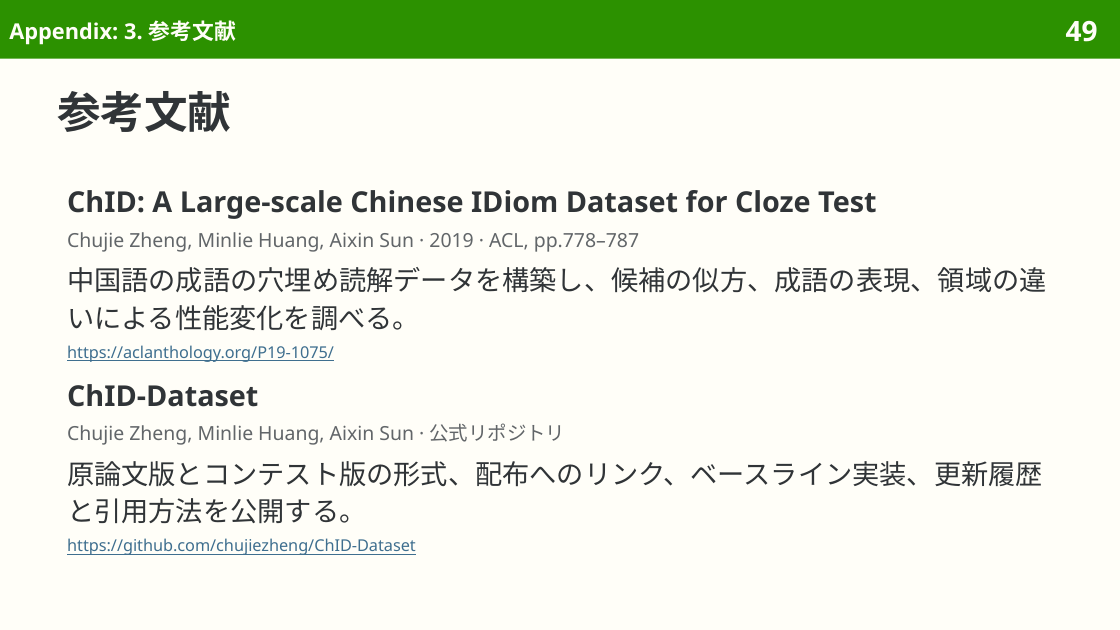
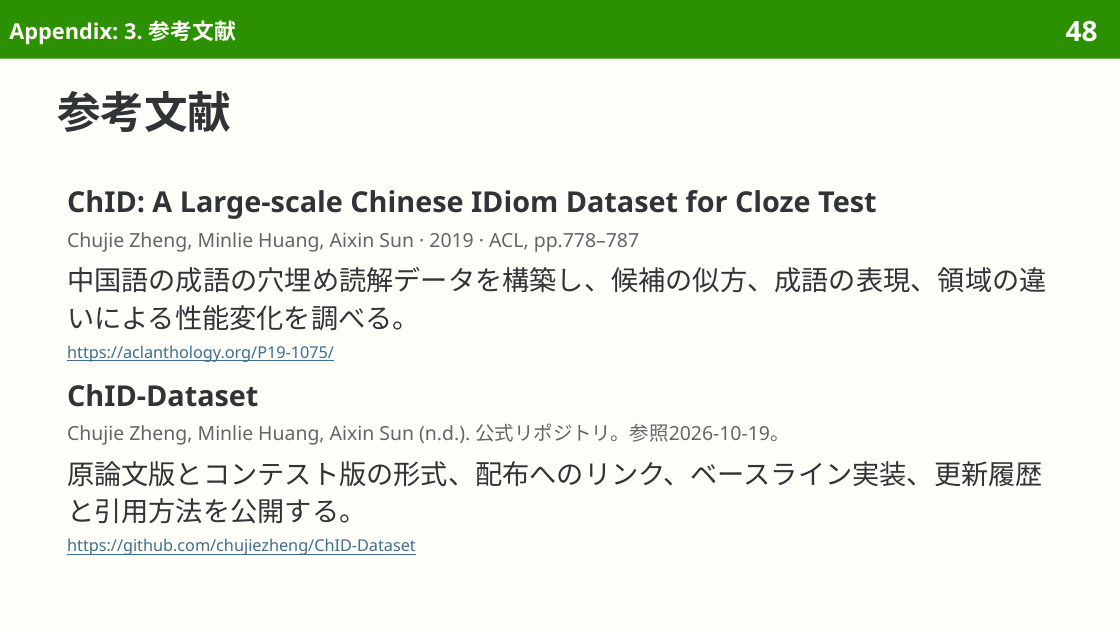
Before and after one commit to sasakiy84/datasets-in-10-minutes, a slide deck: slide 48 of slides/datasets-in-10-minutes-chid.pptx (slide 49 before the commit). Drawn at 1120x630 pixels with LibreOffice and Linux fonts; fonts in the diff are those of the drawing. Boxes give left, top, right and bottom in pixels: in the first picture for what was removed or moved away, otherwise in the second. Text is boxed around its words. In the diff, an @@ line names an element or a change of style, - is before the commit and + after.

```diff
--- a/slides/datasets-in-10-minutes-chid.pptx
+++ b/slides/datasets-in-10-minutes-chid.pptx
@@ page number at (1066, 20, 1098, 42): text changed @@
-49
+48
@@ text at (67, 423, 789, 445): text changed @@
-Chujie Zheng, Minlie Huang, Aixin Sun · 公式リポジトリ
+Chujie Zheng, Minlie Huang, Aixin Sun (n.d.). 公式リポジトリ。参照2026-10-19。
```
Also in this commit, not shown: 12 other slides changed, 2 slides removed, 47 other files.
